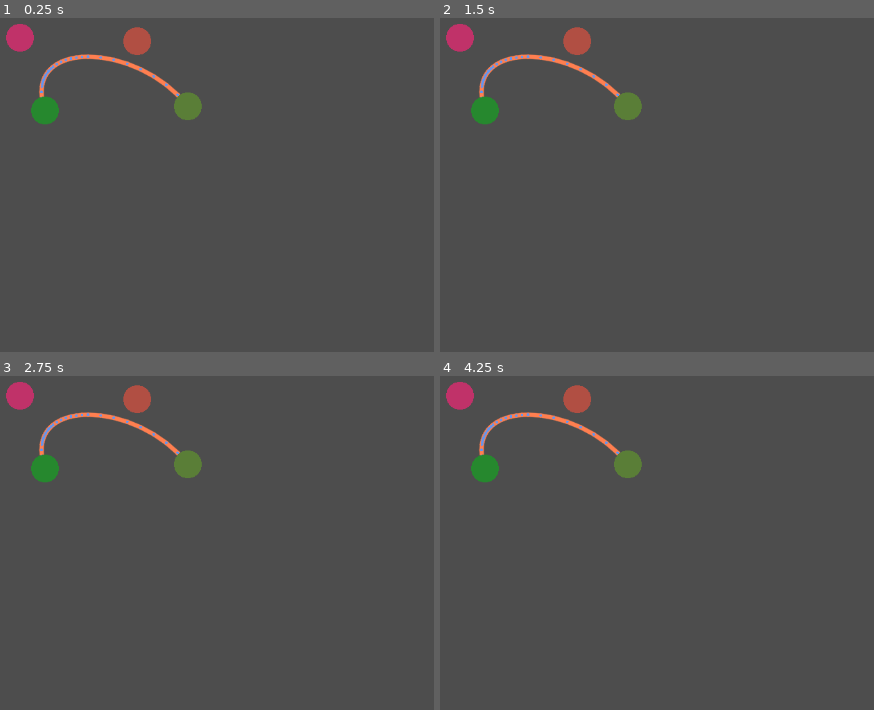
Above: before the commit, frames 1-4 (two rows, left to right).
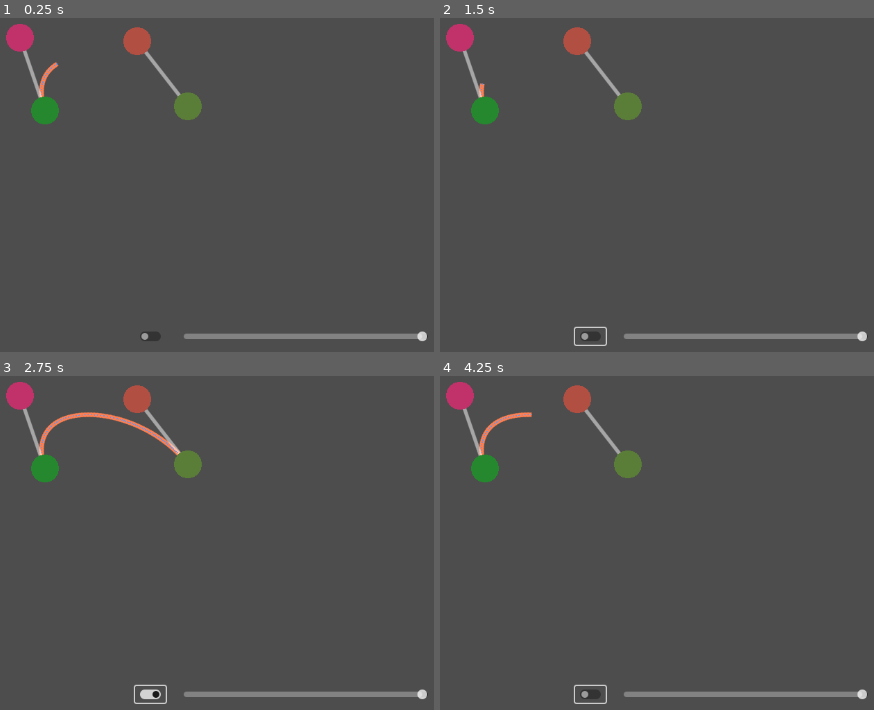
Above: after the commit, the same moments.

Repository: MikulasZelinka/aoc2023
Game: Godot game, scene res://world.tscn
The game is run twice, just before and just after one commit, with the same random seed, the same clock (stepped at 60 frames per second) and the same inputs.
Inputs (mouse positions are in pixels of both pictures, inside the frame that each line leads up to):
- Up to frame 1 (0.25 s): no input
- Up to frame 2 (1.5 s): click (591, 335) at 0.52 s; click (591, 335) at 1.27 s
- Up to frame 3 (2.75 s): click (151, 693) at 2.02 s
- Up to frame 4 (4.25 s): tap Enter at 2.75 s; move the mouse to (483, 469) at 2.77 s; click (483, 469) at 2.92 s; move the mouse to (626, 462) at 3.52 s; click (626, 462) at 3.67 s

The runs differ from the first frame. In frame 1, 1.8% of the frame differs, in the area x 5-99%, y 9-97%; in frame 2, 1.9%, in the area x 5-99%, y 9-99%; in frame 3, 1.6%; in frame 4, 1.8%.
Error in both runs: Attempt to call function 'get_as_text' in base 'null instance' on a null instance. (res://map.gd:33)

Commit message:
feat: gradually draw a curve

Diff:
--- a/day-10/bezier_test.gd
+++ b/day-10/bezier_test.gd
@@ -1,43 +1,80 @@
 extends Node2D
 
 
-var points
+var points: PackedVector2Array
+
+var p0 = Vector2.ZERO
+var p1 = Vector2.ZERO
+
+var c0 = Vector2.ZERO
+var c1 = Vector2.ZERO
+
+
 var p0_last = Vector2.ZERO
 var p1_last = Vector2.ZERO
 
 var c0_last = Vector2.ZERO
 var c1_last = Vector2.ZERO
 
+var time_last: float = 0
+@onready var time_slider = $TimeSlider
 
+# if off (default), time progresses automatically (horizontal slider controls speed)
+# if on, horizontal slider control time
+@onready var check_button = $CheckButton
 
-
-func _cubic_bezier_to_points(point0: Vector2, point1: Vector2, control0: Vector2, control1: Vector2):
+func cubic_bezier_to_points(point0: Vector2, point1: Vector2, control0: Vector2, control1: Vector2, time: float):
 	# https://docs.godotengine.org/en/stable/tutorials/math/beziers_and_curves.html#adding-control-points
 	var curve = Curve2D.new()
-
 
 	curve.add_point(point0, Vector2.ZERO, control0 - point0)
 	curve.add_point(point1, control1 - point1, Vector2.ZERO)
 
-	var curve_points = curve.tessellate()
 
-#	print("ret ", curve_points)
+#	print(len(curve.get_baked_points()))
 
-	return curve_points
+#	var curve_points = curve.tessellate()
+#	var curve_points = curve.tessellate_even_length()
+	var curve_points = curve.get_baked_points()
+
+	var points_sliced = curve_points.slice(0, len(curve_points) * time)
+
+	return points_sliced
 
 
 func _process(delta):
-	if p0_last == $p0.position and p1_last == $p1.position  and c0_last == $c0.position  and c1_last == $c1.position:
+	p0 = $p0.position
+	p1 = $p1.position
+
+	c0 = $c0.position
+	c1 = $c1.position
+
+	var time: float
+	if check_button.button_pressed:
+		time = time_slider.value / time_slider.max_value
+	else:
+		time = time_last + (delta * (time_slider.value / time_slider.max_value))
+		if time > 1:
+			time = 0
+
+#	print(time_slider.value)
+
+
+	if p0_last == p0 and p1_last == p1 and c0_last == c0 and c1_last == c1 and time_last == time:
 		return
 
-	p0_last = $p0.position
-	p1_last = $p1.position
+	p0_last = p0
+	p1_last = p1
 
-	c0_last = $c0.position
-	c1_last = $c1.position
+	c0_last = c0
+	c1_last = c1
+
+	time_last = time
+
+	print(time_last)
 
 #	print("processing ", $p0.position)
-	points = _cubic_bezier_to_points($p0.position, $p1.position, $c0.position, $c1.position)
+	points = cubic_bezier_to_points(p0, p1, c0, c1, time)
 #	print(points)
 
 	queue_redraw()
@@ -55,5 +92,9 @@
 #		print("drawing ", points[i], points[i + 1])
 		draw_line(points[i], points[i + 1], Color.CORAL, 5.0, true)
 
+	draw_line(p0, c0, Color(Color.WHITE, 0.5), 4.0, true)
+	draw_line(p1, c1, Color(Color.WHITE, 0.5), 4.0, true)
+
+
 	for p in points:
-		draw_circle(p, 2.0, Color.CORNFLOWER_BLUE)
+		draw_circle(p, 1.0, Color.CORNFLOWER_BLUE)
--- a/day-10/bezier_test.tscn
+++ b/day-10/bezier_test.tscn
@@ -21,3 +21,16 @@
 [node name="c1" parent="." instance=ExtResource("1_alx8f")]
 position = Vector2(244, 84)
 colour = Color(0.694118, 0.309804, 0.262745, 1)
+
+[node name="TimeSlider" type="HSlider" parent="."]
+offset_left = 311.0
+offset_top = 490.0
+offset_right = 663.0
+offset_bottom = 530.0
+value = 100.0
+
+[node name="CheckButton" type="CheckButton" parent="."]
+offset_left = 241.0
+offset_top = 498.0
+offset_right = 285.0
+offset_bottom = 522.0
